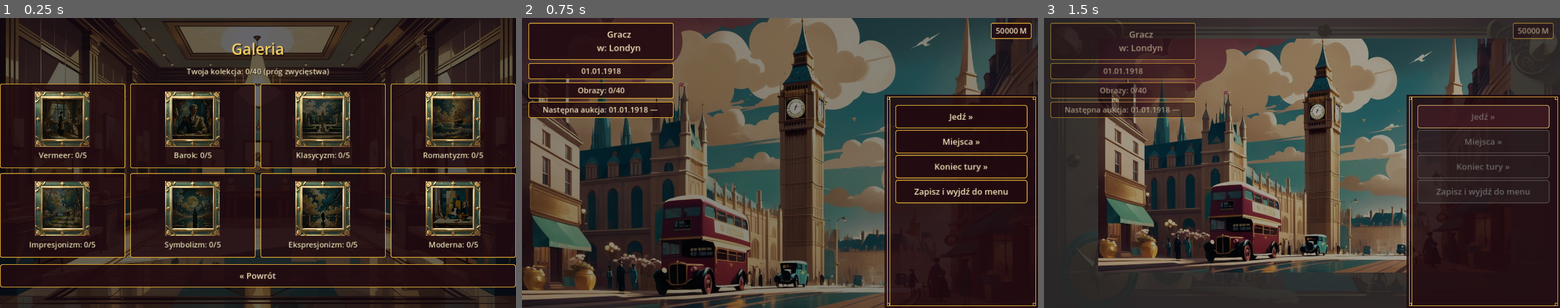
Above: before the commit, frames 1-3 (left to right).
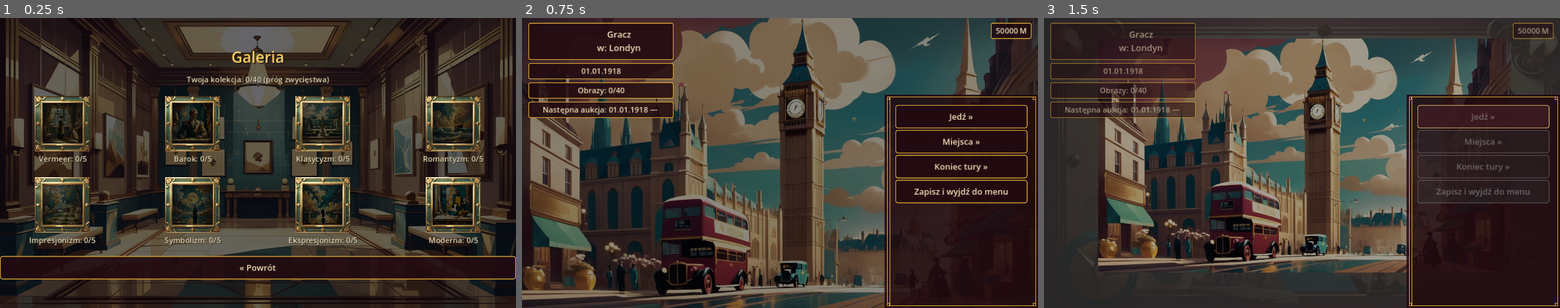
Above: after the commit, the same moments.

Repository: cinekm20/the-forger-retro-tycoon
Game: Godot game, scene res://scenes/gallery/Gallery.tscn
The game is run twice, just before and just after one commit, with the same random seed, the same clock (stepped at 60 frames per second) and the same inputs. This scene is started directly instead of the project's main scene.
Inputs:
- Up to frame 1 (0.25 s): no input
- Up to frame 2 (0.75 s): click "« Powrót" at 0.5 s
- Up to frame 3 (1.5 s): click "Jedź »" at 1.25 s

The runs differ from the first frame. In frame 1, 36% of the frame differs, in the area x 0-100%, y 8-93%; in frame 2, nothing differs; in frame 3, nothing differs.

Commit message:
Usuń burgundową skrzynkę dookoła kafelków kategorii w Galerii
Zgłoszone przez użytkownika: "te ramki systemowe pod obrazami zlikwiduj" —
sama rama obrazu (frame.png) już oprawia okładkę kategorii, dodatkowa
burgundowo-złota skrzynka (ScreenHelpers.make_boxed_column) była zbędnym
dublowaniem. Zamiast niej kafelek to teraz płaski Button jako najbardziej
zewnętrzny węzeł (ten sam trik co Plantation.gd) z oprawionym obrazem i
podpisem jako dziećmi.

Co-Authored-By: Claude Sonnet 5 <noreply@anthropic.com>
Claude-Session: https://claude.ai/code/session_01WjdcGYSPdySvPA6GKCaWaN

Diff:
--- a/game/scenes/gallery/Gallery.gd
+++ b/game/scenes/gallery/Gallery.gd
@@ -168,24 +168,36 @@
 ## Jeden kafelek kategorii: okładka epoki w ramie (art/categories/<id>.jpg,
 ## docs/GRAFIKA_LEONARDO.md §9b — po cichu pusta, jeśli plik jeszcze nie
 ## istnieje, jak wszystkie opcjonalne grafiki w tej grze) + nazwa + "X/5".
-## Klikalny TYLKO jeśli owned_in_category > 0 (zgłoszone przez użytkownika:
-## "po kliknięciu jak są tam jakieś obrazy") — niewidzialny, płaski Button
-## dodany NA WIERZCH całej skrzynki (ten sam trik co Plantation.gd
-## _rebuild_grid: PanelContainer daje WSZYSTKIM dzieciom tę samą wypełnioną
-## powierzchnię, więc button-na-wierzchu przechwytuje kliknięcia z całego
-## kafelka, nie tylko samego obrazka). size_flags_horizontal na PANELU
-## (nie tylko custom_minimum_size) — zgłoszone przez użytkownika: kafelki
-## mają się rozłożyć równomiernie na całą szerokość ekranu, nie zbić w
-## ciasną grupkę po lewej.
+## BEZ dodatkowej burgundowo-złotej skrzynki dookoła (zgłoszone przez
+## użytkownika: "te ramki systemowe pod obrazami zlikwiduj") — sama rama
+## obrazu (frame.png, _build_framed_image) już wystarcza, druga rama byłaby
+## zbędnym dublowaniem. Klikalny TYLKO jeśli owned_in_category > 0
+## (zgłoszone przez użytkownika: "po kliknięciu jak są tam jakieś obrazy") —
+## flat Button jako NAJBARDZIEJ ZEWNĘTRZNY węzeł z resztą jako dzieckiem
+## (ten sam trik co kafelki Plantation.gd _rebuild_grid), więc cały kafelek
+## jest klikalny, nie tylko sam obrazek. size_flags_horizontal NA PRZYCISKU
+## — zgłoszone przez użytkownika: kafelki mają się rozłożyć równomiernie na
+## całą szerokość ekranu, nie zbić w ciasną grupkę po lewej.
 func _build_category_card(parent: Container, category_id: String) -> void:
 	var owned_in_category := 0
 	for number in Paintings.catalogued_numbers:
 		if Paintings.get_category(number) == category_id:
 			owned_in_category += 1
 
-	var column := ScreenHelpers.make_boxed_column(parent)
-	column.custom_minimum_size = CATEGORY_CARD_SIZE
-	column.get_parent().size_flags_horizontal = Control.SIZE_EXPAND_FILL
+	var card_btn := Button.new()
+	card_btn.custom_minimum_size = CATEGORY_CARD_SIZE
+	card_btn.flat = true
+	card_btn.size_flags_horizontal = Control.SIZE_EXPAND_FILL
+	card_btn.disabled = owned_in_category == 0
+	if owned_in_category > 0:
+		card_btn.pressed.connect(_on_category_pressed.bind(category_id))
+	parent.add_child(card_btn)
+
+	var column := VBoxContainer.new()
+	column.set_anchors_preset(Control.PRESET_FULL_RECT)
+	column.alignment = BoxContainer.ALIGNMENT_CENTER
+	column.mouse_filter = Control.MOUSE_FILTER_IGNORE
+	card_btn.add_child(column)
 
 	var cover_center := CenterContainer.new()
 	column.add_child(cover_center)
@@ -196,12 +208,6 @@
 	var name_label := ScreenHelpers.make_label(column, tr("%s: %d/5") % [category_name, owned_in_category])
 	if owned_in_category >= 5:
 		name_label.add_theme_color_override("font_color", ScreenHelpers.COLOR_GOLD_BRIGHT)
-
-	if owned_in_category > 0:
-		var overlay_btn := Button.new()
-		overlay_btn.flat = true
-		overlay_btn.pressed.connect(_on_category_pressed.bind(category_id))
-		column.get_parent().add_child(overlay_btn)
 
 
 func _on_category_pressed(category_id: String) -> void:
